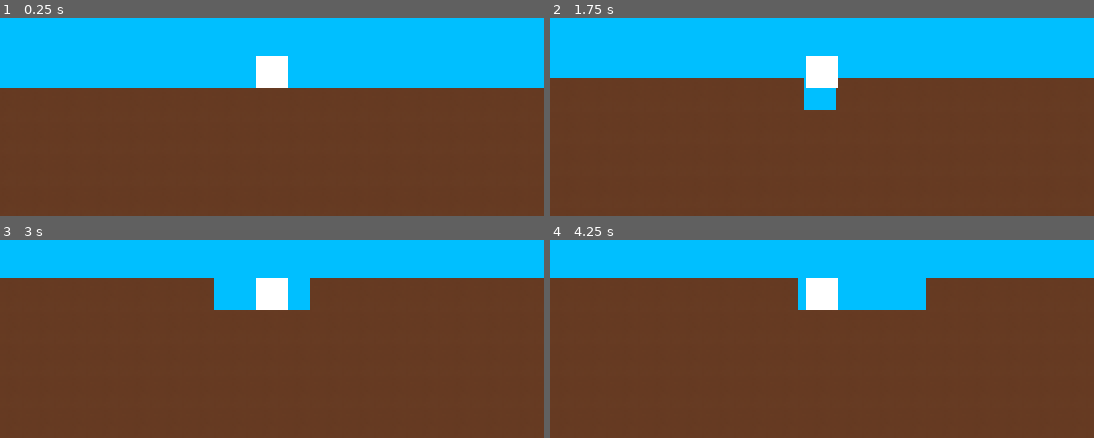
Above: before the commit, frames 1-4 (two rows, left to right).
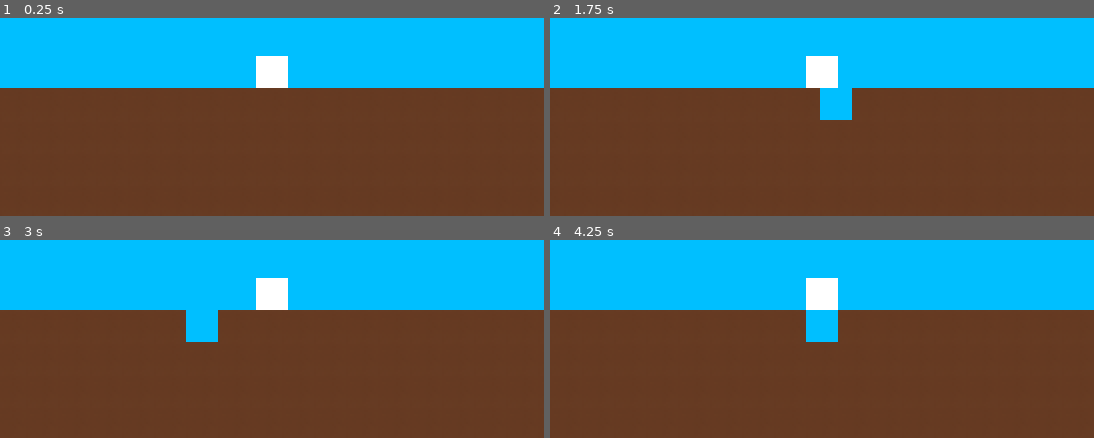
Above: after the commit, the same moments.

Repository: NxtCreator/Entrenched
Game: Godot game, scene res://scenes/main.tscn
Two runs of this game, one before a commit and one after it. Both use one fixed random seed, a clock stepped at 60 frames per second and the inputs below.
Inputs (mouse positions are in pixels of both pictures, inside the frame that each line leads up to):
- Up to frame 1 (0.25 s): no input
- Up to frame 2 (1.75 s): tap Enter at 0.5 s; move the mouse to (941, 57) at 0.52 s; hold Right (ui_right) 0.53-1.28 s; tap Alt at 0.6 s; click (941, 57) at 0.67 s; tap Space at 1.25 s; move the mouse to (713, 87) at 1.27 s; hold Down (ui_down) from 1.28 s (still down); tap Shift at 1.35 s
- Up to frame 3 (3 s): move the mouse to (outside the picture) at 2.02 s; release Down (ui_down) at 2.03 s; hold Right (ui_right) 2.03-2.78 s; tap Alt at 2.1 s; move the mouse to (244, 350) at 2.77 s; hold Up (ui_up) from 2.78 s (still down); tap Shift at 2.85 s; click (244, 350) at 2.92 s
- Up to frame 4 (4.25 s): tap Enter at 3.5 s; move the mouse to (985, 337) at 3.52 s; release Up (ui_up) at 3.53 s; hold Left (ui_left) from 3.53 s (still down); tap Alt at 3.6 s

The runs differ from the first frame. In frame 2, 5.7% of the frame differs, in the area x 0-100%, y 30-52%; in frame 3, 14%, in the area x 0-100%, y 19-52%; in frame 4, 13%.

Commit message:
Make player collision a full 16x16 tile and spawn centered on a column

Diff:
--- a/scenes/main.tscn
+++ b/scenes/main.tscn
@@ -27,6 +27,6 @@
 tile_set = SubResource("TileSet_q2x4p")
 
 [node name="Player" parent="." unique_id=1271989903 node_paths=PackedStringArray("ground") instance=ExtResource("2_sugp2")]
-position = Vector2(320, -16)
+position = Vector2(328, -16)
 script = ExtResource("3_jyhfs")
 ground = NodePath("../Ground")
--- a/scenes/player.tscn
+++ b/scenes/player.tscn
@@ -1,7 +1,7 @@
 [gd_scene format=3 uid="uid://dcalyfdbvs4i1"]
 
 [sub_resource type="RectangleShape2D" id="RectangleShape2D_62jd7"]
-size = Vector2(12, 12)
+size = Vector2(16, 16)
 
 [node name="Player" type="CharacterBody2D" unique_id=634688996]
 
@@ -9,7 +9,6 @@
 polygon = PackedVector2Array(-8, -8, 8, -8, 8, 8, -8, 8)
 
 [node name="CollisionShape2D" type="CollisionShape2D" parent="." unique_id=724972775]
-position = Vector2(0, 2)
 shape = SubResource("RectangleShape2D_62jd7")
 
 [node name="Camera2D" type="Camera2D" parent="." unique_id=517018494]
